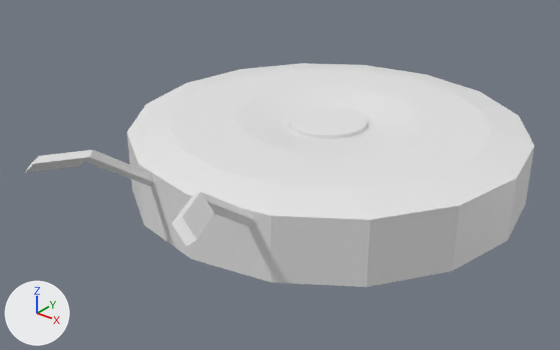
An edit to the glTF model assets/3D/map/Baroomba.glb, drawn before and after from the same camera.
Both versions are drawn from a camera (50 mm lens) standing at (0.689, -0.989, 0.539) and looking at (-0.015, -0.109, -0.007). Every picture has the same lights, and +X, +Y and +Z are marked at lower left. The picture after the commit comes second. Where no turn or scale is listed for an object, it has been applied to the vertices. Vertices at exactly the same position are counted once.

In view in the first picture: 'Atenna', 'Baroomba'.
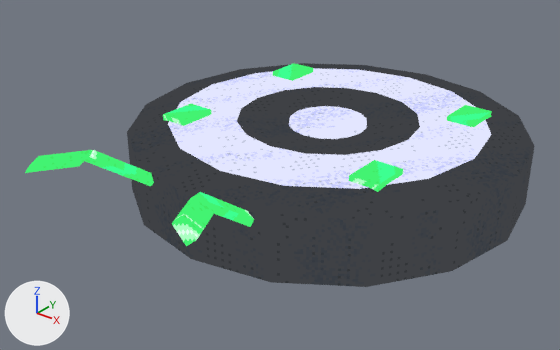
Where the newer file only moved an object's origin or applied its transform, the numbers keep the older frame.

Diff of the bpy script that builds the scene:
```diff
--- a/assets/3D/map/Baroomba.glb.py
+++ b/assets/3D/map/Baroomba.glb.py
@@ img_plasticgreen @@
+img_plasticgreen = load_image('plasticGreen', '_unpacked/plasticGreen', 64, 64, 'sRGB')
@@ img_chairpillow @@
+img_chairpillow = load_image('chairPillow', '_unpacked/chairPillow', 64, 64, 'sRGB')
@@ img_pillow @@
+img_pillow = load_image('pillow', '_unpacked/pillow', 64, 64, 'sRGB')
@@ mat_material_001 @@
+mat_material_001 = bpy.data.materials.new('Material.001')
+# uses the picture img_plasticgreen
@@ mat_material_002 @@
+mat_material_002 = bpy.data.materials.new('Material.002')
+# uses the picture img_chairpillow
@@ mat_material_003 @@
+mat_material_003 = bpy.data.materials.new('Material.003')
+# uses the picture img_pillow
@@ me_cylinder @@
 me_cylinder.from_pydata(...)  # 112 vertices, 220 faces; spans x -0.33..0.33, y -0.33..0.33, z -0.052..0.063
 # used by ob_baroomba; location = (0.0, 0.0, 0.0)
+# me_cylinder part 1: 142 faces spanning x -0.33..0.33, y -0.33..0.33, z -0.052..0.063 switch from no material to mat_material_002
+# me_cylinder part 2: 78 faces spanning x -0.264..0.264, y -0.264..0.264, z 0.052..0.063 switch from no material to mat_material_003
@@ me_cube_002 @@
 me_cube_002.from_pydata(...)  # 36 vertices, 64 faces; spans x -0.325..-0.016, y -0.126..0.087, z -0.105..0.014
+me_cube_002.materials.append(mat_material_001)
@@ me_cube_003 @@
+me_cube_003.from_pydata(...)  # a box spanning x -0.208..-0.16, y -0.176..-0.111, z 0.006..0.071; a box spanning x 0.16..0.208, y -0.176..-0.111, z 0.006..0.071; a box spanning x -0.208..-0.16, y 0.111..0.176, z 0.006..0.071; a box spanning x 0.16..0.208, y 0.111..0.176, z 0.006..0.071
+me_cube_003.materials.append(mat_material_001)
@@ ob_wheels_001 @@
+ob_wheels_001 = bpy.data.objects.new('Wheels.001', me_cube_003)
+ob_wheels_001.location = (0.0, 0.0, 0.0)
```

Pixel boxes [x1, y1, x2, y2] of what changed, in the pictures (560 x 350 px):
'Atenna', recoloured (white to green)
    both: [25, 150, 254, 246]
'Wheels.001', added
    after: [163, 63, 492, 192]
part 1 of me_cylinder, recoloured (white to grey)
    both: [127, 63, 534, 287]
part 2 of me_cylinder, recoloured
    both: [168, 68, 491, 189]
